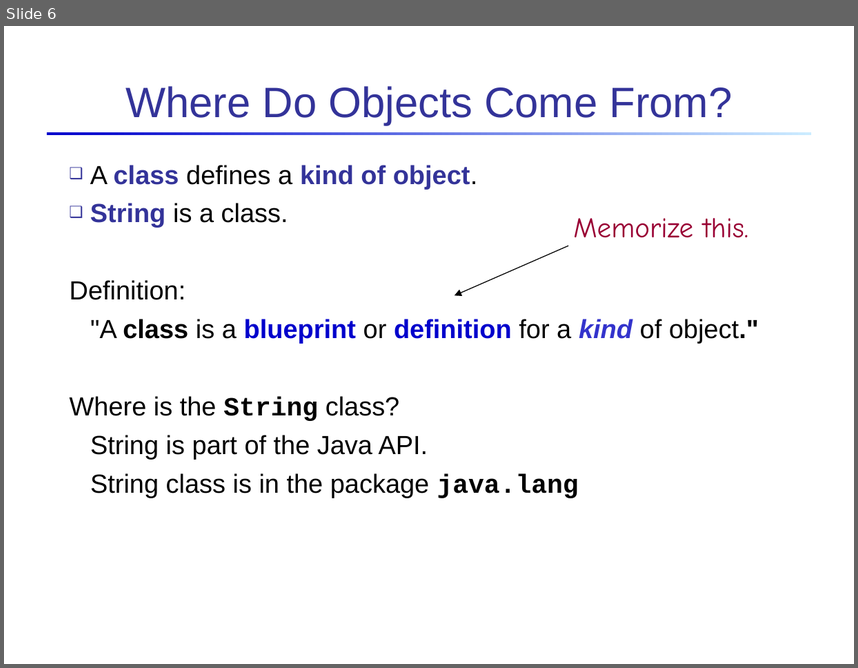
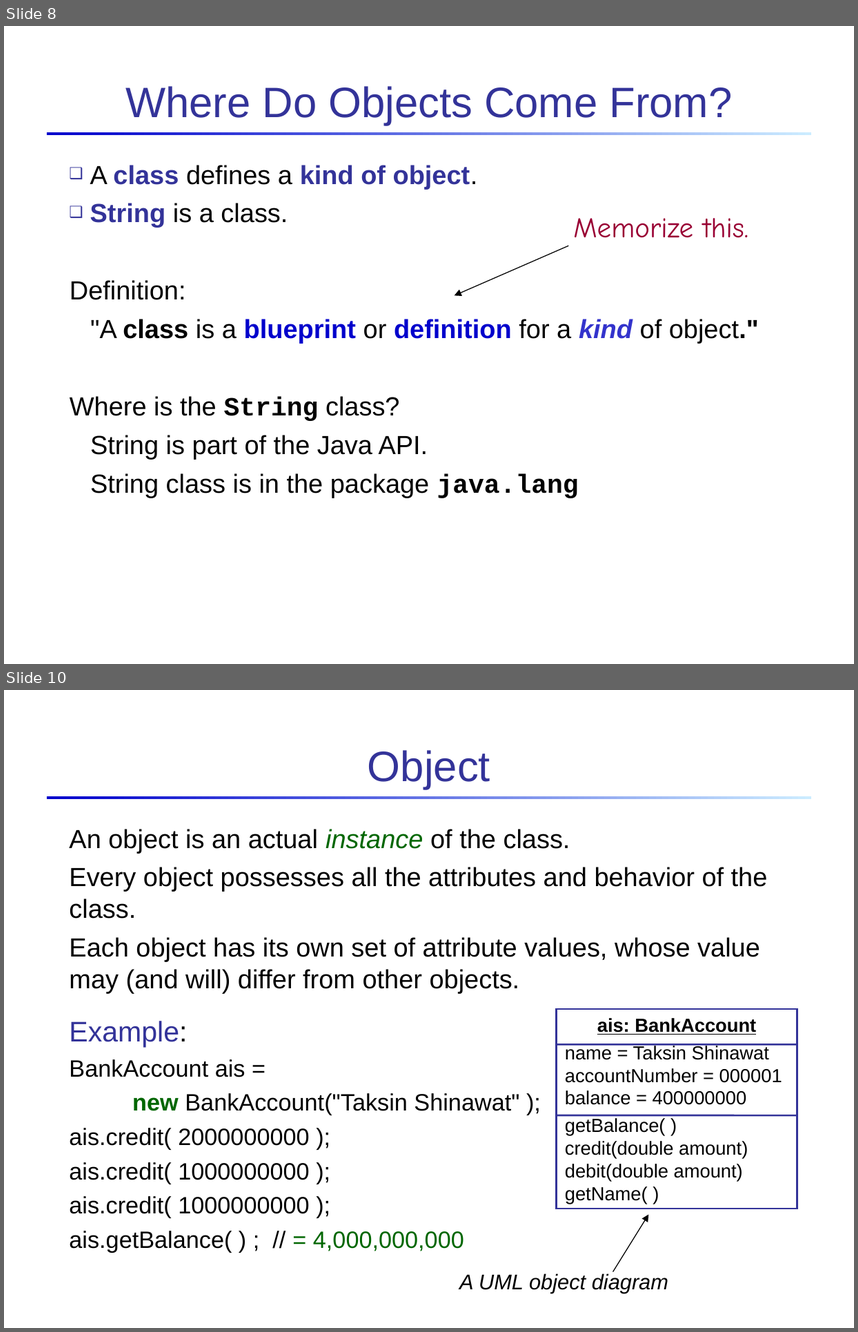
Before and after one commit to skeoop/skeoop.github.io, a slide deck: week1/2-Introduction-to-Objects.ppt. Shown one above the other, each under a label of ours: slide 6 before the commit, slides 8 and 10 after it; the slides between them are not shown. The pictures are 858x668 and 858x1332 pixels, drawn with LibreOffice and Linux fonts; fonts in the diff are those of the drawing. Boxes give left, top, right and bottom in pixels: in the first picture for what was removed or moved away, otherwise in the second. Text is boxed around its words. In the diff, an @@ line names an element or a change of style, - is before the commit and + after.

```diff
--- a/week1/2-Introduction-to-Objects.ppt
+++ b/week1/2-Introduction-to-Objects.ppt
@@ slide 10 added at bbox=[4, 690, 854, 1328], background #FFFFFF; not listed: 1 template element that a slide beside it also shows @@
@@ title added at bbox=[368, 750, 490, 789], 36 pt, text #333399 @@
+Object
@@ text added at bbox=[69, 829, 768, 993], 22.2 pt, text #000000 @@
+An object is an actual instance of the class.
+Every object possesses all the attributes and behavior of the class.
+Each object has its own set of attribute values, whose value may (and will) differ from other objects.
@@ text added at bbox=[69, 1021, 519, 1252], 20 pt, text #000000 @@
+Example:
+BankAccount ais =
+new BankAccount("Taksin Shinawat" );
+ais.credit( 2000000000 );
+ais.credit( 1000000000 );
+ais.credit( 1000000000 );
+ais.getBalance( ) ; // = 4,000,000,000
@@ rectangle added at bbox=[557, 1009, 797, 1209], outline #333399 1.5 pt, 16 pt, text #000000 @@
+ais: BankAccount
+name = Taksin Shinawat
+accountNumber = 000001
+balance = 400000000
+getBalance( )
+credit(double amount)
+debit(double amount)
+getName( )
@@ line added from (557, 1045) to (797, 1045), #333399 1.5 pt @@
@@ line added from (557, 1115) to (797, 1115), #333399 1.5 pt @@
@@ arrow added from (613, 1272) to (648, 1214), #000000 0.74 pt @@
@@ text added at bbox=[459, 1273, 668, 1293], 18 pt, text #000000, italic @@
+A UML object diagram
@@ what was slide 6 is now slide 8 @@
```
Also in this commit, not shown: 15 other slides changed, 7 other slides added, 11 slides removed, 2 other files.
